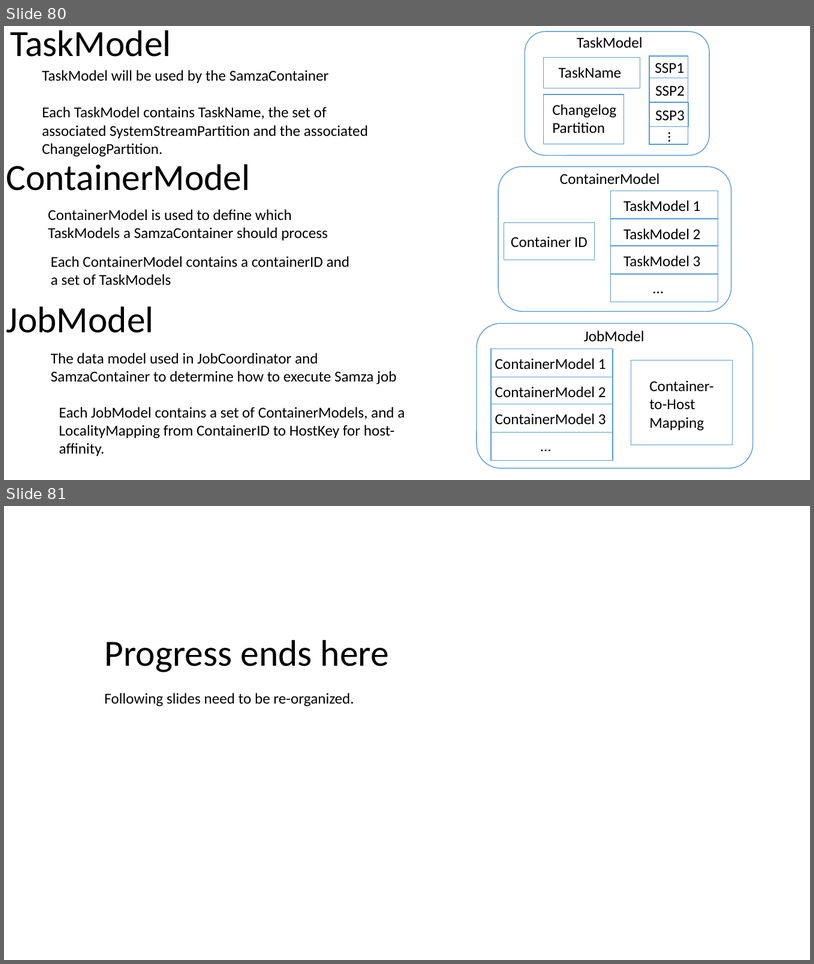
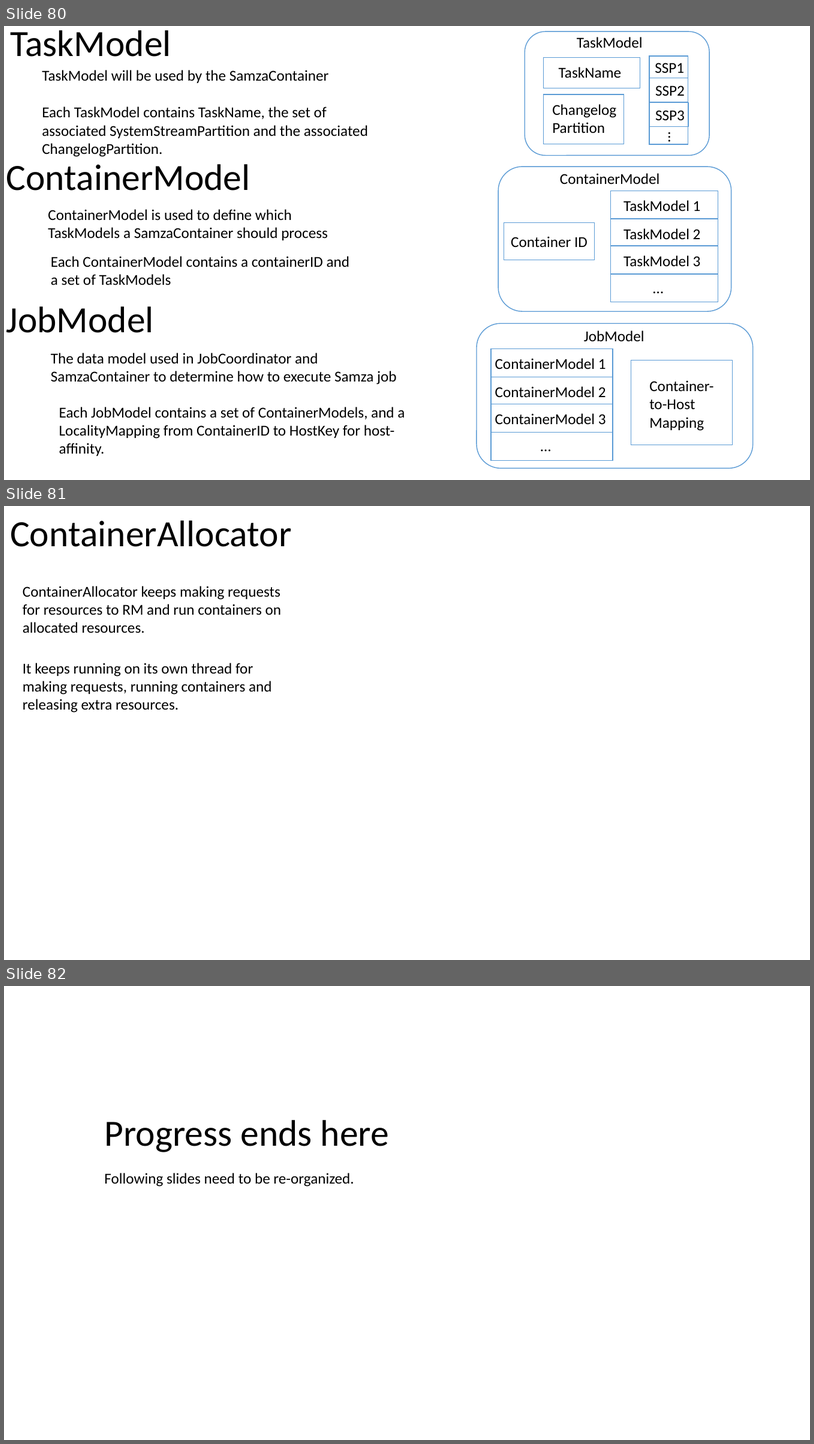
Before and after one commit to Swrrt/Samza-Documents, a slide deck: Documentation/SamzaStructure.pptx. Shown one above the other, each under a label of ours: slides 80 and 81 before the commit, slides 80, 81 and 82 after it. The pictures are 814x964 and 814x1444 pixels, drawn with LibreOffice and Linux fonts; fonts in the diff are those of the drawing. Boxes give left, top, right and bottom in pixels: in the first picture for what was removed or moved away, otherwise in the second. Text is boxed around its words. In the diff, an @@ line names an element or a change of style, - is before the commit and + after.

```diff
--- a/Documentation/SamzaStructure.pptx
+++ b/Documentation/SamzaStructure.pptx
@@ slide 81 added at bbox=[4, 506, 810, 960], background #FFFFFF @@
@@ title added at bbox=[10, 520, 292, 547], 44 pt, text #000000 @@
+ContainerAllocator
@@ text added at bbox=[23, 586, 282, 633], 18 pt, text #000000 @@
+ContainerAllocator keeps making requests for resources to RM and run containers on allocated resources.
@@ text added at bbox=[23, 663, 272, 712], 18 pt, text #000000 @@
+It keeps running on its own thread for making requests, running containers and releasing extra resources.
@@ what was slide 81 is now slide 82 @@
```
Also in this commit, not shown: 1 slide changed.
